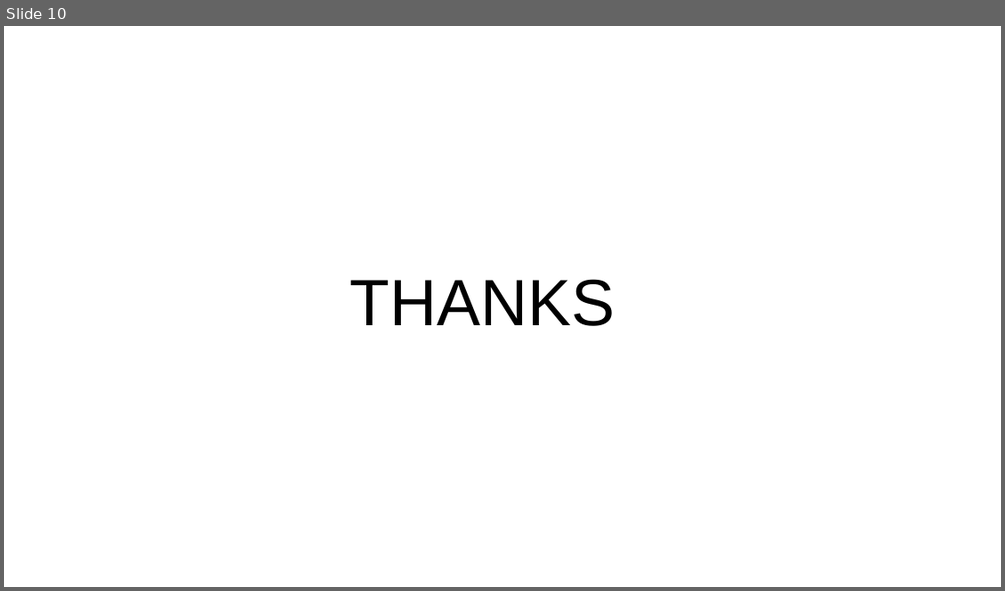
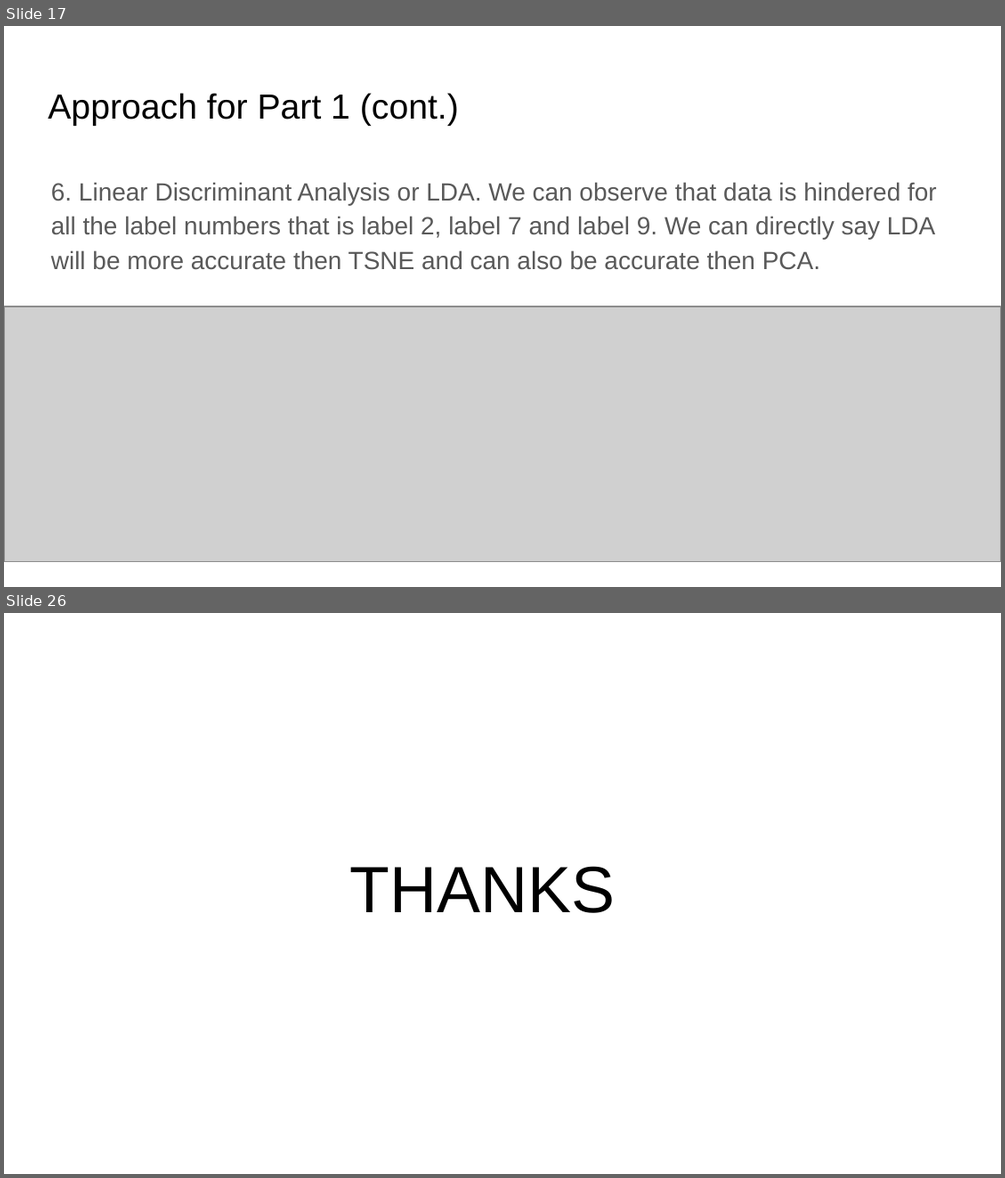
Before and after one commit to Aditya-2001/ML-Assignments-Semester-5, a slide deck: Assignment 8/IIT2019210 - Report.pptx. Shown one above the other, each under a label of ours: slide 10 before the commit, slides 17 and 26 after it; the slides between them are not shown. The pictures are 1005x591 and 1005x1178 pixels, drawn with LibreOffice and Linux fonts; fonts in the diff are those of the drawing; grey boxes stand for pictures. Boxes give left, top, right and bottom in pixels: in the first picture for what was removed or moved away, otherwise in the second. Text is boxed around its words. In the diff, an @@ line names an element or a change of style, - is before the commit and + after.

```diff
--- a/Assignment 8/IIT2019210 - Report.pptx
+++ b/Assignment 8/IIT2019210 - Report.pptx
@@ slide 17 added at box(4, 26, 1001, 587), background #FFFFFF @@
@@ title added at box(48, 93, 459, 126), 25.2 pt, text #000000 @@
+Approach for Part 1 (cont.)
@@ text added at box(51, 182, 937, 270), 18 pt, text #595959 @@
+6. Linear Discriminant Analysis or LDA. We can observe that data is hindered for all the label numbers that is label 2, label 7 and label 9. We can directly say LDA will be more accurate then TSNE and can also be accurate then PCA.
@@ picture added at box(4, 306, 1001, 561) @@
@@ what was slide 10 is now slide 26 @@
```
Also in this commit, not shown: 1 slide changed, 22 other slides added, 7 slides removed, 4 other files.
